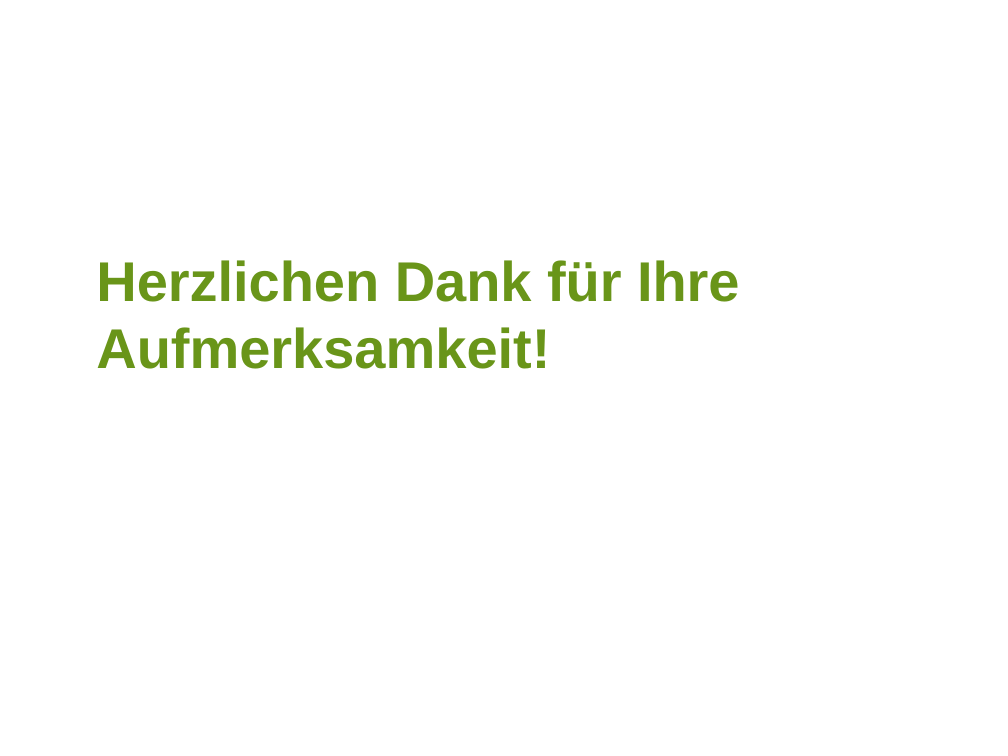
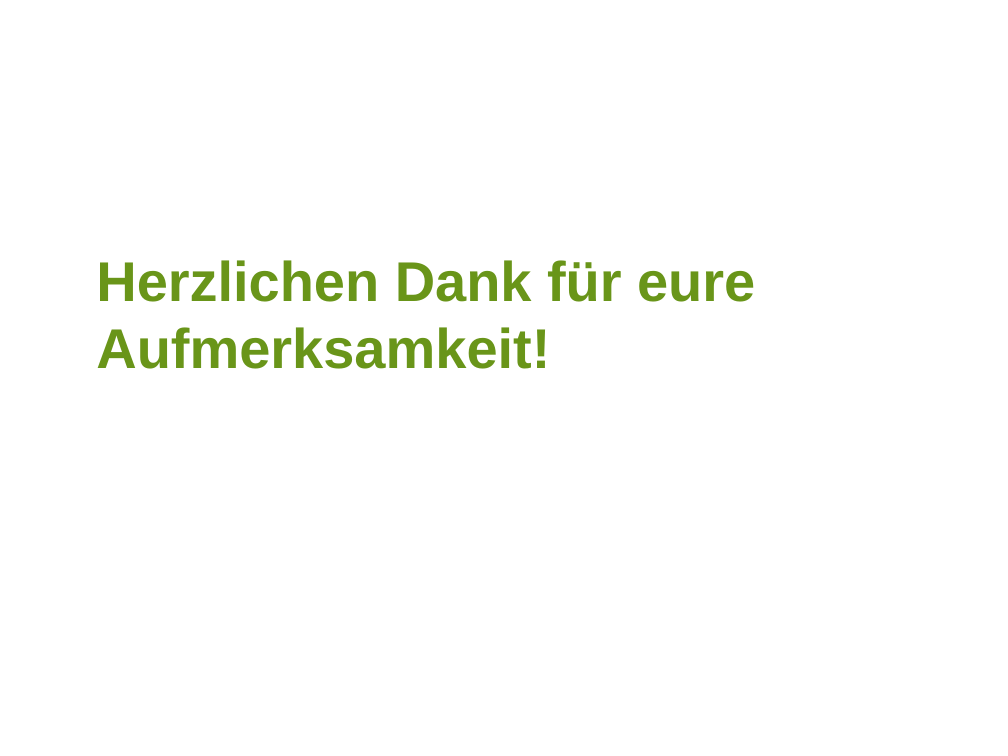
Before and after one commit to wwagner4/pres-message, a slide deck: slide 10 of imp_itsv.odp (slide 37 before the commit). Drawn at 1008x756 pixels with LibreOffice and Linux fonts; fonts in the diff are those of the drawing; background and template pictures are left out. Boxes give left, top, right and bottom in pixels: in the first picture for what was removed or moved away, otherwise in the second. Text is boxed around its words. In the diff, an @@ line names an element or a change of style, - is before the commit and + after.

```diff
--- a/imp_itsv.odp
+++ b/imp_itsv.odp
@@ title at (96,260,755,369): text changed @@
-Herzlichen Dank für Ihre Aufmerksamkeit!
+Herzlichen Dank für eure Aufmerksamkeit!
```
Also in this commit, not shown: 9 slides added, 36 slides removed, 1 other file.
